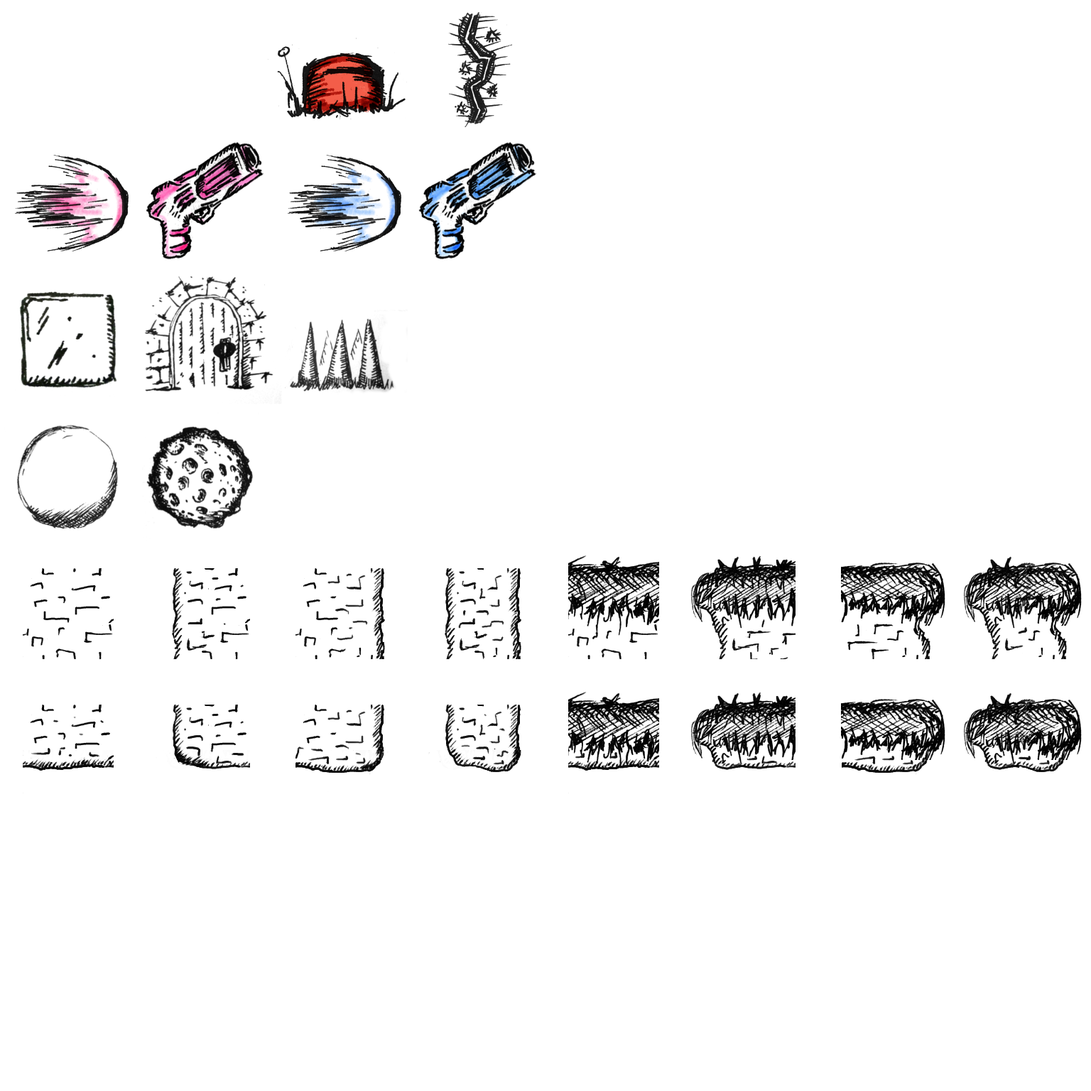
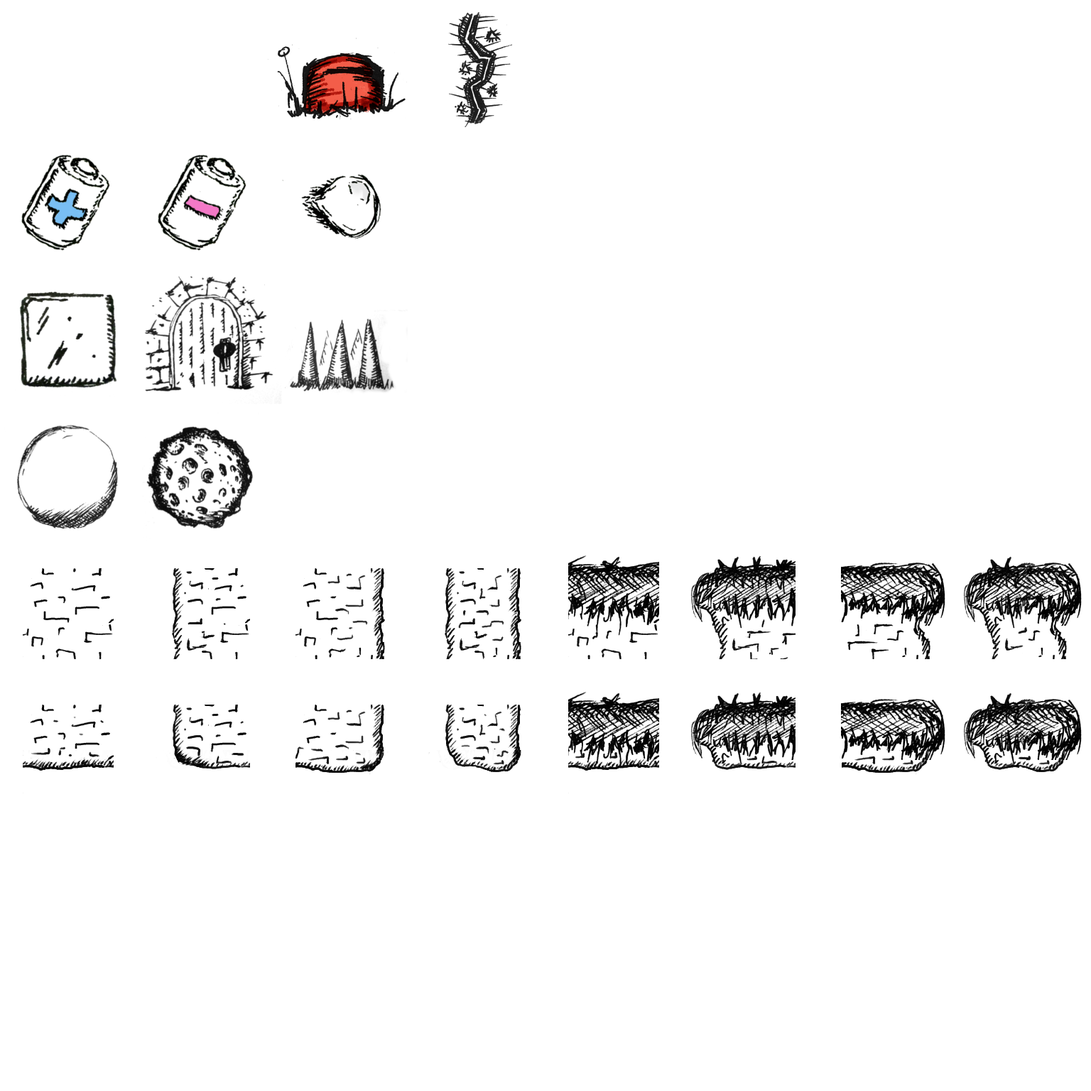
Before/after of a 1091×1091 layered artwork. What changed in the layer stack:
painted on "Layer #1" over [left=14, top=142, right=538, bottom=261]
painted on "Layer #3" over [left=21, top=154, right=382, bottom=252]
